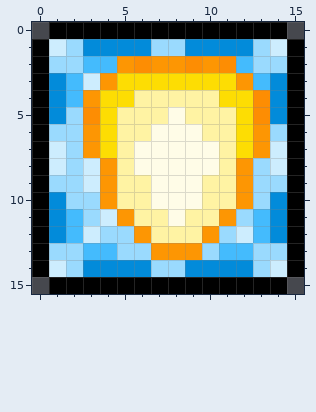
One commit to this pixel-art sprite: Content/Buffs/DraconicArmorBuff.png. Above: the version before the commit.
The file is 32x32 pixels, drawn in blocks of 2x2; one block is one cell here.
And afterwards:
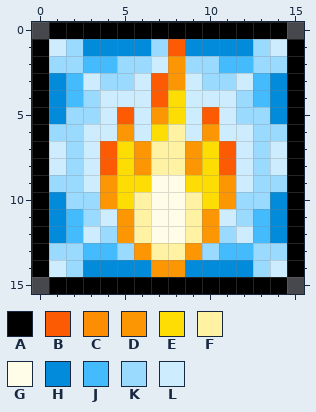
Palette (. is transparent): A #000000  B #fd5b03  C #fd8d03  D #fd9603  E #fddd03  F #fff3a3  G #fffce7  H #028bda  J #44bbfd  K #9adafe  L #cdedfe
Difference:
@@ x 0..15 @@
  0 .AAAAAAAAAAAAAA.
- 1 ALKHHHHKKHHHHKLA
- 2 AKKJJDCDDCDCJKKA
- 3 AHJLDEEEEEEEDJHA
- 4 AHJDEEFFFFFEECHA
- 5 AHKCEFFFGFFFECHA
- 6 AKKDEFFGGGFFEDKA
- 7 ALKDEFGGGGGFEDLA
- 8 ALKLDFGGGGGFDKLA
- 9 AKKLDFFGGGFFDKKA
-10 AHKKDFFGGGFFDKHA
-11 AHJKLDFFGFFDKJHA
-12 AHJLKKDFFFDKLJHA
-13 AKKJJKKDDDKJJKKA
-14 ALKHHHHKKHHHHKLA
+ 1 ALKHHHHKBHHHHKLA
+ 2 AKKJJKKLDKKJJKKA
+ 3 AHJLKKLBDLKKLJHA
+ 4 AHJKLLLBELLLKJHA
+ 5 AHKKLBLDELBLKKHA
+ 6 AKKLLDLEFLDLLKKA
+ 7 ALKLBEDFFDEBLKLA
+ 8 ALKLBEDFFDEBLKLA
+ 9 AKKLDEEGGEEDLKKA
+10 AHKKDEFGGFEDKKHA
+11 AHJKLDFGGFDLKJHA
+12 AHJLKDFGGFDKLJHA
+13 AKKJJKDFFDKJJKKA
+14 ALKHHHHDDHHHHKLA
 15 .AAAAAAAAAAAAAA.
Where, in picture pixels (left, top, right, bottom), the same in both pictures:
changed: (83, 39, 270, 277)
